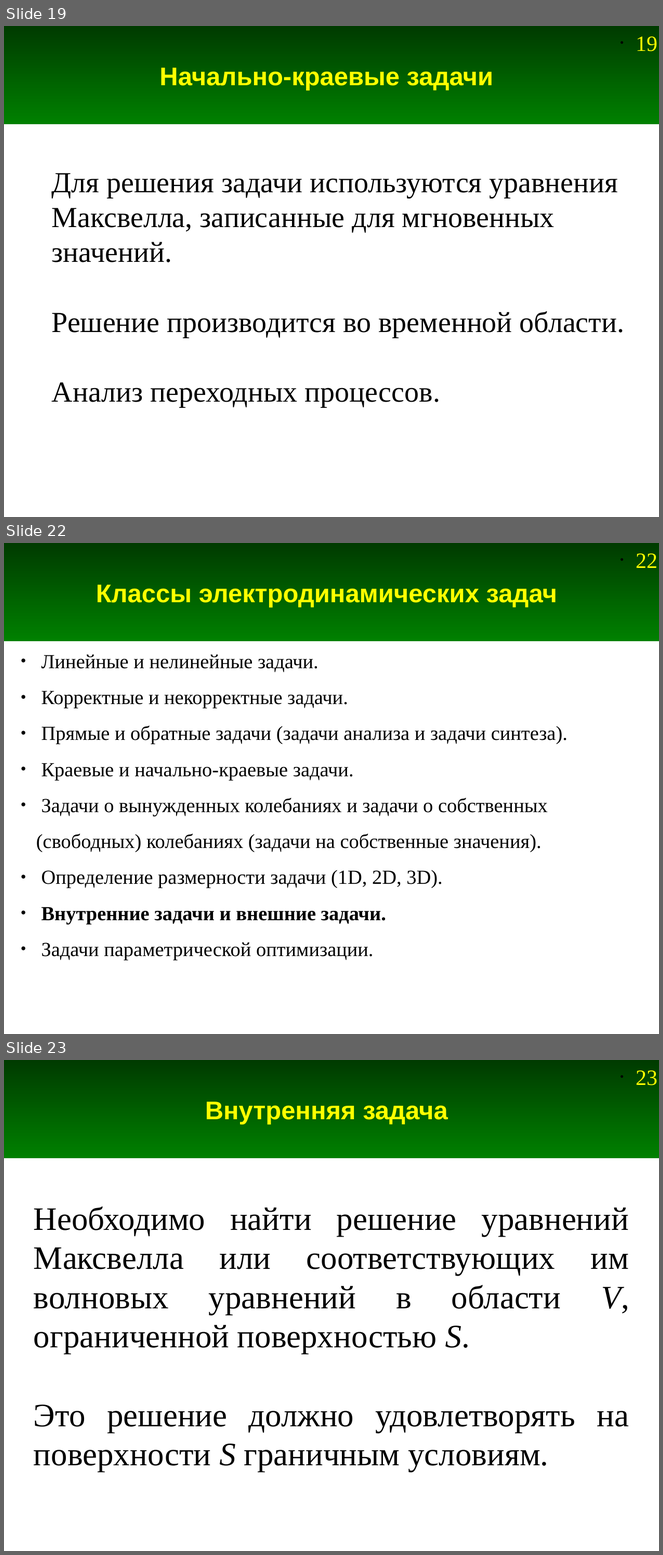
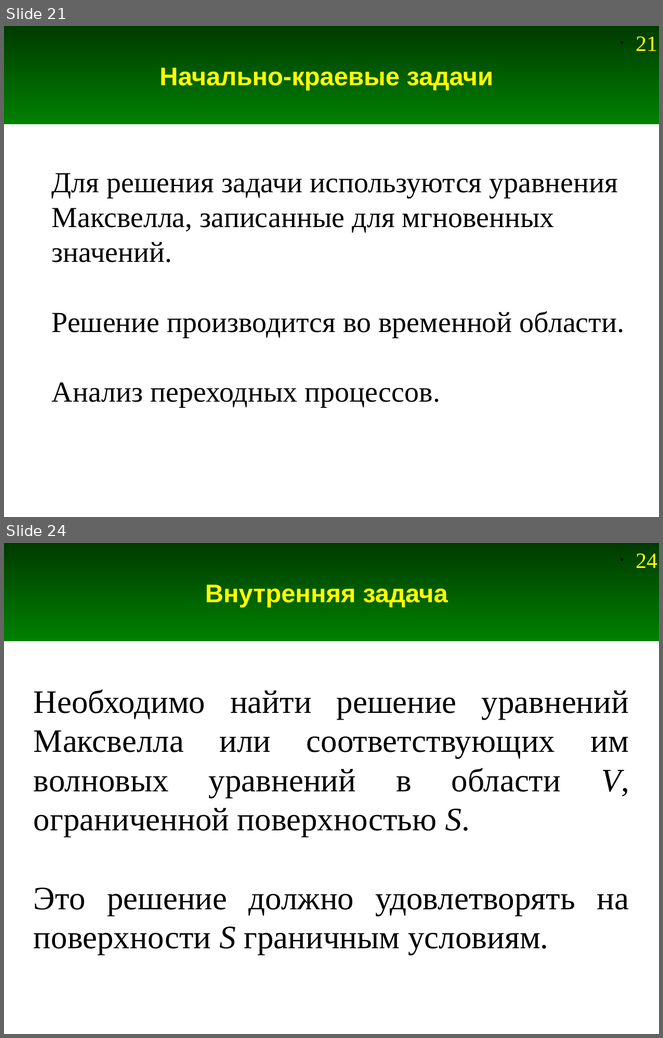
Before and after one commit to andris0147sv/modelling, a slide deck: presentations/1. Problem Statement.odp. Shown one above the other, each under a label of ours: slides 19, 22 and 23 before the commit, slides 21 and 24 after it; the slides between them are not shown. The pictures are 663x1555 and 663x1038 pixels, drawn with LibreOffice and Linux fonts; fonts in the diff are those of the drawing. Boxes give left, top, right and bottom in pixels: in the first picture for what was removed or moved away, otherwise in the second. Text is boxed around its words. In the diff, an @@ line names an element or a change of style, - is before the commit and + after.

```diff
--- a/presentations/1. Problem Statement.odp
+++ b/presentations/1. Problem Statement.odp
@@ slide 22 removed at <box>4,543,659,1034</box>, background #FFFFFF; not listed: 2 template elements that a slide beside it also shows @@
@@ title removed at <box>96,585,557,607</box> @@
-Классы электродинамических задач
@@ text removed at <box>36,654,568,961</box> @@
-● Линейные и нелинейные задачи.
-● Корректные и некорректные задачи.
-● Прямые и обратные задачи (задачи анализа и задачи синтеза).
-● Краевые и начально-краевые задачи.
-● Задачи о вынужденных колебаниях и задачи о собственных (свободных) колебаниях (задачи на собственные значения).
-● Определение размерности задачи (1D, 2D, 3D).
-● Внутренние задачи и внешние задачи.
-● Задачи параметрической оптимизации.
@@ what was slide 19 is now slide 21 @@
@@ page number at <box>636,36,658,51</box>: text changed @@
-• 19
+• 21
@@ what was slide 23 is now slide 24 @@
@@ page number at <box>636,553,658,568</box>: text changed @@
-• 23
+• 24
```
Also in this commit, not shown: 7 slides changed, 9 slides added, 6 other slides removed, 2 other files.
